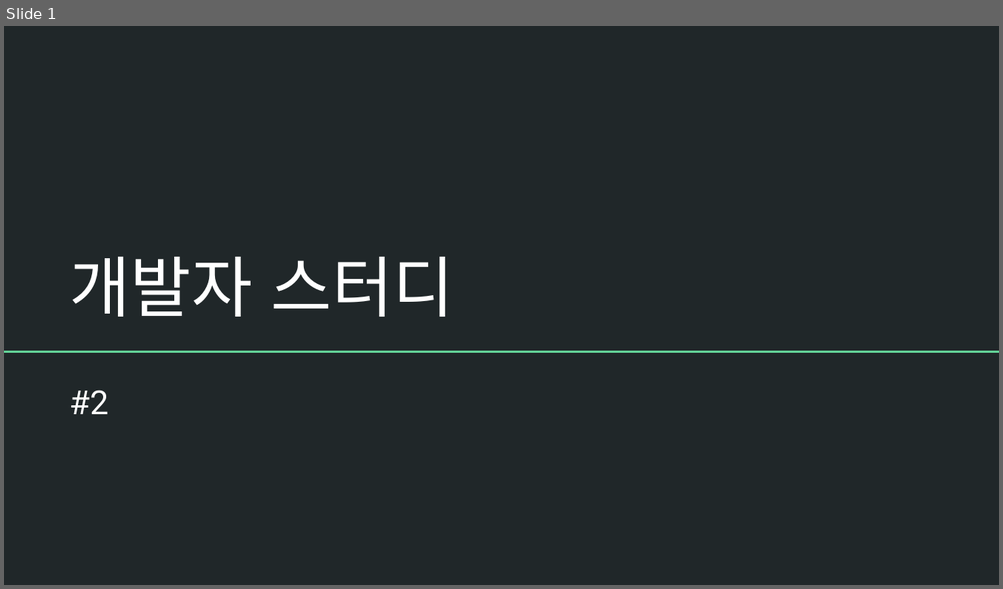
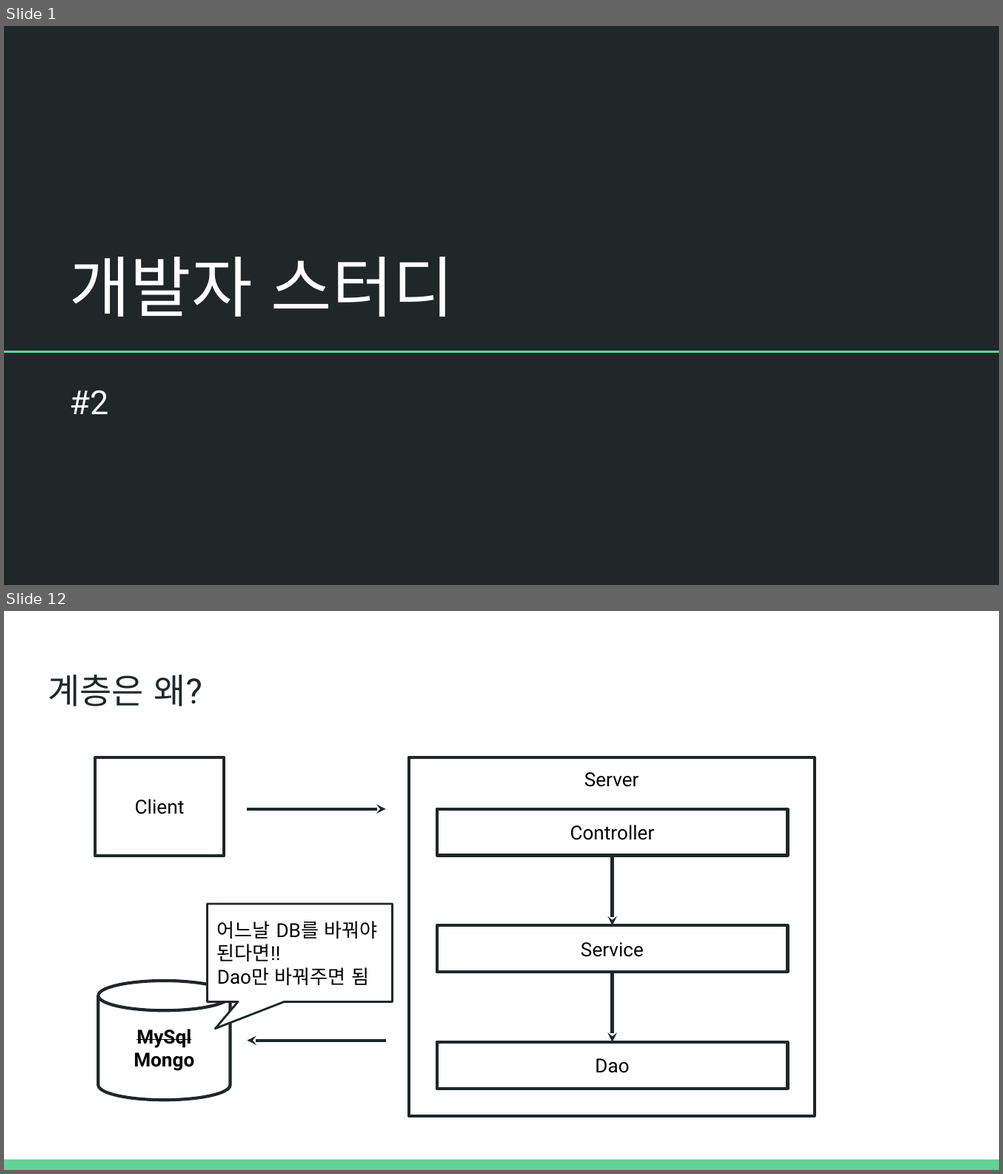
Before and after one commit to SJCEstudy/SJCEstudy_2025_Lecture, a slide deck: Server Lecture Material/개발자 스터디 #2.pptx. Shown one above the other, each under a label of ours: slide 1 before the commit, slides 1 and 12 after it; the slides between them are not shown. The pictures are 1003x589 and 1003x1174 pixels, drawn with LibreOffice and Linux fonts; fonts in the diff are those of the drawing. Boxes give left, top, right and bottom in pixels: in the first picture for what was removed or moved away, otherwise in the second. Text is boxed around its words. In the diff, an @@ line names an element or a change of style, - is before the commit and + after.

```diff
--- a/Server Lecture Material/개발자 스터디 #2.pptx
+++ b/Server Lecture Material/개발자 스터디 #2.pptx
@@ slide 12 added at [4, 611, 999, 1170], background #FFFFFF @@
@@ title added at [48, 675, 202, 706], 25.2 pt, text #202729 @@
+계층은 왜?
@@ rectangle added at [94, 758, 224, 857], outline #202729 2.25 pt, 14 pt, text #000000 @@
+Client
@@ rectangle added at [409, 758, 814, 1116], outline #202729 2.25 pt, 14 pt, text #000000 @@
+Server
@@ arrow added from (247, 809) to (386, 809), #202729 2.25 pt @@
@@ rectangle added at [437, 809, 788, 856], outline #202729 2.25 pt, 14 pt, text #000000 @@
+Controller
@@ arrow added from (612, 856) to (612, 925), #202729 2.25 pt @@
@@ rounded speech box added at [207, 904, 392, 1003], fill #FFFFFF, outline #202729 1.5 pt, 14 pt, text #000000 @@
+어느날 DB를 바꿔야 된다면!!
+Dao만 바꿔주면 됨
@@ rectangle added at [437, 925, 788, 972], outline #202729 2.25 pt, 14 pt, text #000000 @@
+Service
@@ cylinder added at [99, 981, 230, 1100], outline #202729 2.25 pt, 14 pt, text #000000, bold, strikethrough @@
+MySql
+Mongo
@@ arrow added from (612, 972) to (612, 1042), #202729 2.25 pt @@
@@ arrow added from (386, 1041) to (247, 1041), #202729 2.25 pt @@
@@ rectangle added at [437, 1042, 788, 1089], outline #202729 2.25 pt, 14 pt, text #000000 @@
+Dao
@@ rectangle added at [4, 1160, 999, 1170], fill #63D297 @@
```
Also in this commit, not shown: 3 slides changed, 18 other slides added, 1 other file.
